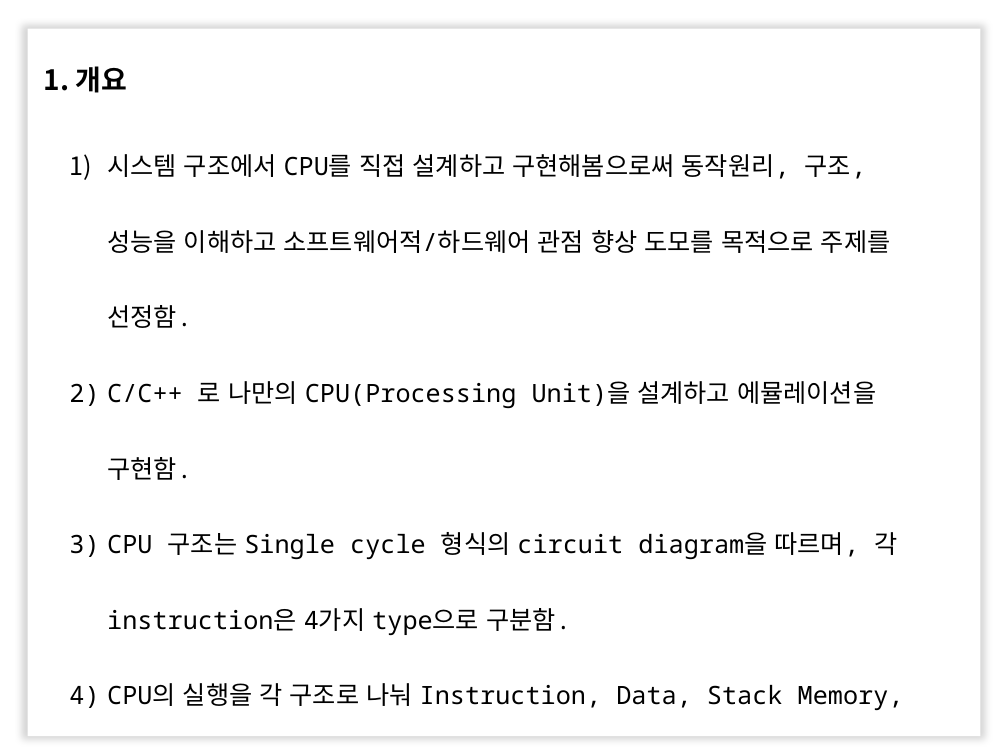
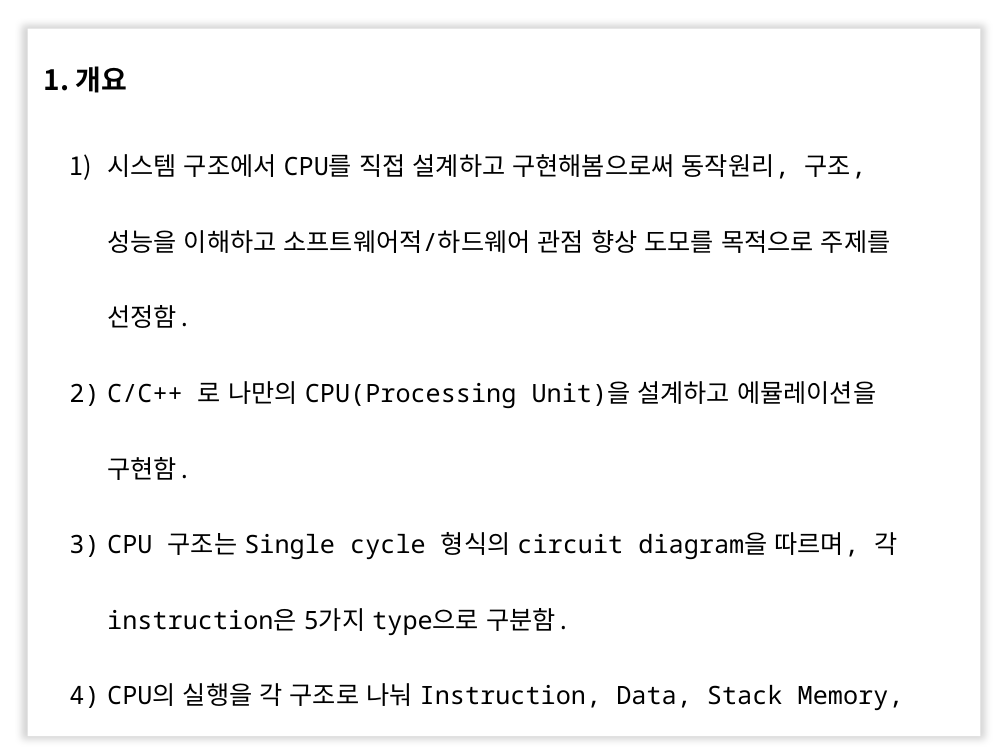
Before and after one commit to eldora/CASM, a slide deck: slide 4 of GradPortfolio.pptx. Drawn at 1008x756 pixels with LibreOffice and Linux fonts; fonts in the diff are those of the drawing; background and template pictures are left out. Boxes give left, top, right and bottom in pixels: in the first picture for what was removed or moved away, otherwise in the second. Text is boxed around its words. In the diff, an @@ line names an element or a change of style, - is before the commit and + after.

```diff
--- a/GradPortfolio.pptx
+++ b/GradPortfolio.pptx
@@ text at (x1=107, y1=532, x2=897, y2=635): text changed @@
-3) CPU 구조는 Single cycle 형식의 circuit diagram을 따르며, 각 instruction은 4가지 type으로 구분함.
+3) CPU 구조는 Single cycle 형식의 circuit diagram을 따르며, 각 instruction은 5가지 type으로 구분함.
```
Also in this commit, not shown: 5 other slides changed, 12 other files.
